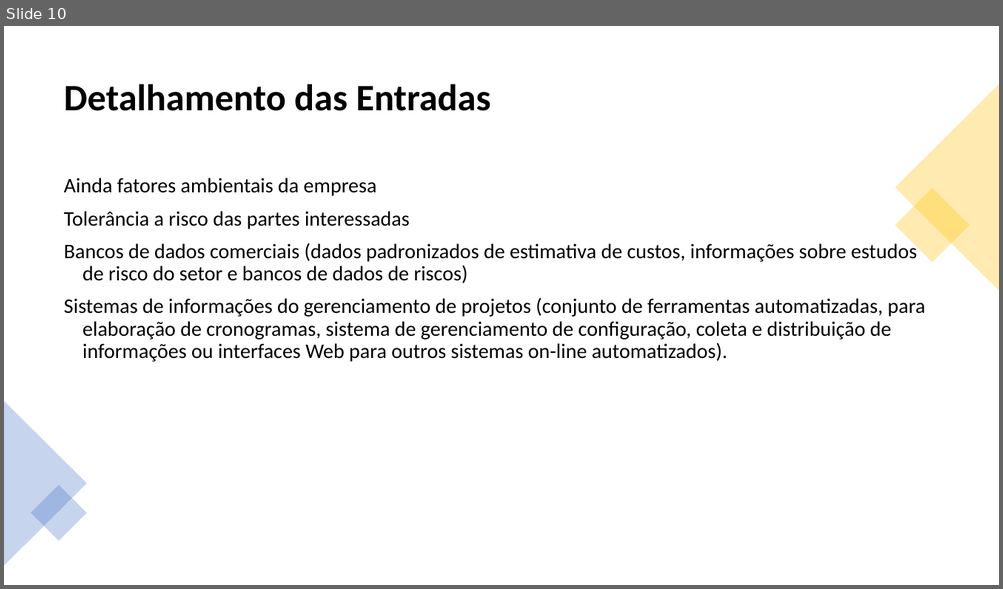
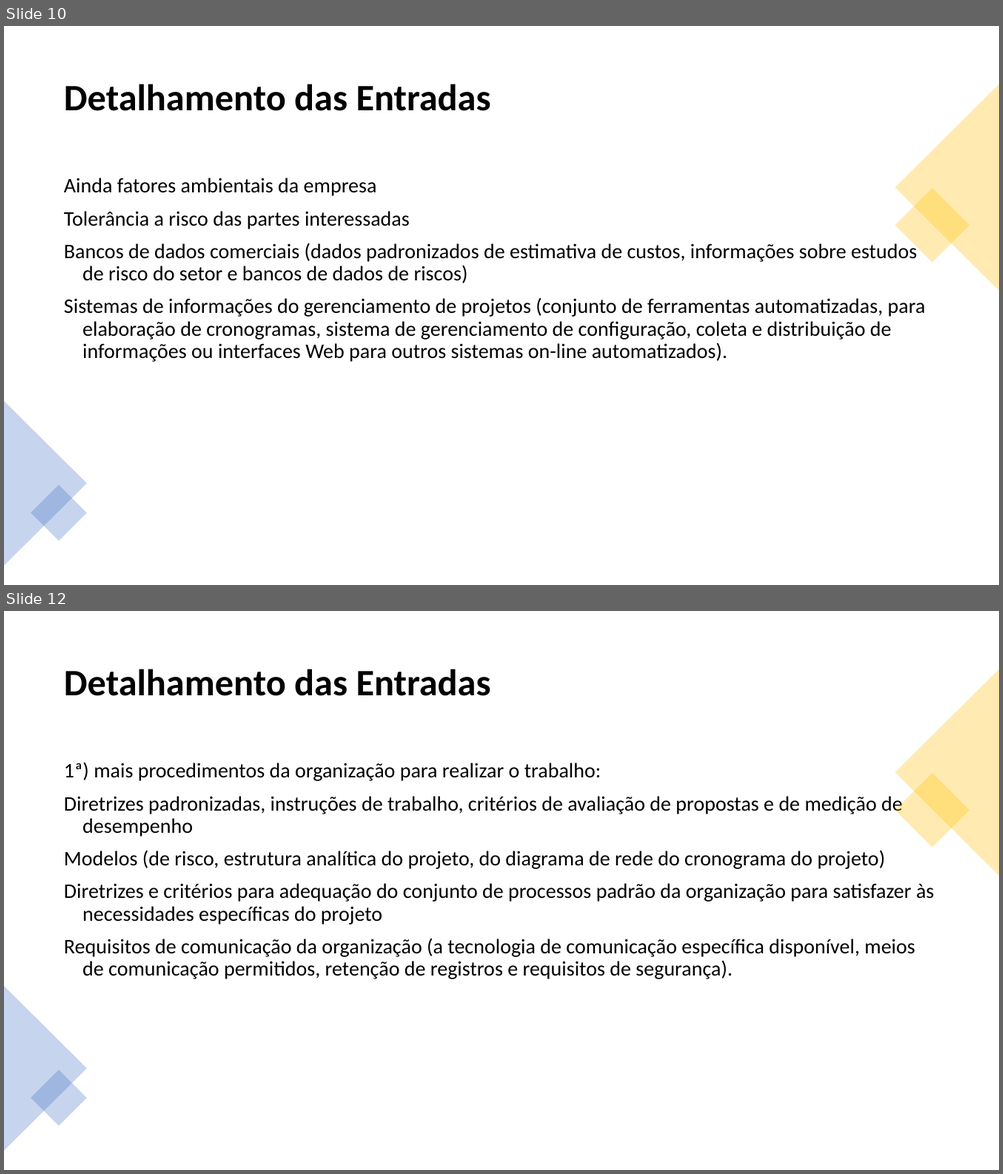
Before and after one commit to jharbes/ADMINISTRACAO-DE-REDES, a slide deck: RELATORIO PROVA P2/relatorio-pmbok-capitulo4-jharbes.pptx. Shown one above the other, each under a label of ours: slide 10 before the commit, slides 10 and 12 after it; the slides between them are not shown. The pictures are 1003x589 and 1003x1174 pixels, drawn with LibreOffice and Linux fonts; fonts in the diff are those of the drawing. Boxes give left, top, right and bottom in pixels: in the first picture for what was removed or moved away, otherwise in the second. Text is boxed around its words. In the diff, an @@ line names an element or a change of style, - is before the commit and + after.

```diff
--- a/RELATORIO PROVA P2/relatorio-pmbok-capitulo4-jharbes.pptx
+++ b/RELATORIO PROVA P2/relatorio-pmbok-capitulo4-jharbes.pptx
@@ slide 12 added at <box>4,611,999,1170</box>, background #FFFFFF @@
@@ title added at <box>64,669,491,696</box>, 36 pt, text #000000, bold @@
+Detalhamento das Entradas
@@ triangle added at <box>895,669,999,876</box>, fill #FFC000 at 30% opacity @@
@@ text added at <box>64,762,933,980</box>, 20 pt, text #000000 @@
+1ª) mais procedimentos da organização para realizar o trabalho:
+Diretrizes padronizadas, instruções de trabalho, critérios de avaliação de propostas e de medição de desempenho
+Modelos (de risco, estrutura analítica do projeto, do diagrama de rede do cronograma do projeto)
+Diretrizes e critérios para adequação do conjunto de processos padrão da organização para satisfazer às necessidades específicas do projeto
+Requisitos de comunicação da organização (a tecnologia de comunicação específica disponível, meios de comunicação permitidos, retenção de registros e requisitos de segurança).
@@ rectangle added at <box>895,773,970,848</box>, fill #FFC000 at 30% opacity @@
@@ triangle added at <box>4,986,87,1151</box>, fill #4472C4 at 30% opacity @@
@@ rectangle added at <box>31,1070,87,1126</box>, fill #4472C4 at 30% opacity @@
```
Also in this commit, not shown: 2 other slides added.
